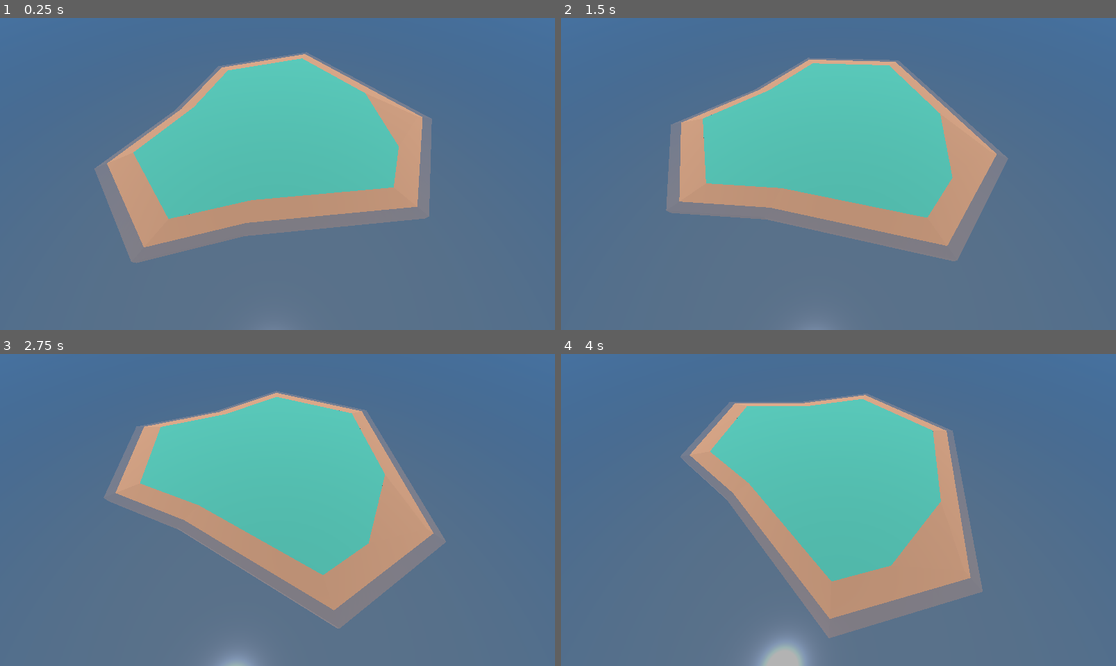
Above: before the commit, frames 1-4 (two rows, left to right).
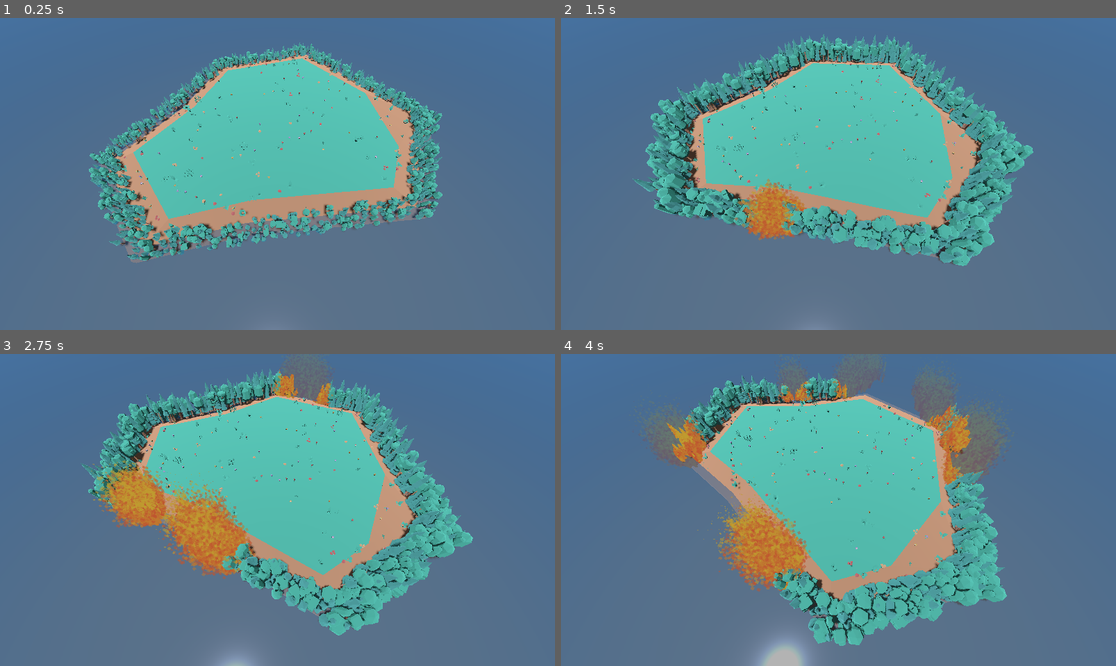
Above: after the commit, the same moments.

Repository: lumi-a/ecotomata
Game: Godot game, scene res://main.tscn
Same seed, same stepped clock (60 frames per second), same inputs: the game is played once before the commit and once after it.
Inputs:
- Up to frame 1 (0.25 s): no input
- Up to frame 2 (1.5 s): no input
- Up to frame 3 (2.75 s): no input
- Up to frame 4 (4 s): no input

The runs differ from the first frame. In frame 1, 8.9% of the frame differs, in the area x 16-80%, y 7-78%; in frame 2, 16%; in frame 3, 18%, in the area x 14-86%, y 0-91%; in frame 4, 18%.
Error before the commit: Parse Error: Could not preload resource file "res://assets/trees/all.tscn". (res://island.gd:11)

Commit message:
Fix parsing error of `all.tscn` introduced by 42e4b5d711c3b9838a7d21ad29c3198073f1c0c6

Diff:
--- a/assets/trees/all.tscn
+++ b/assets/trees/all.tscn
@@ -31,7 +31,6 @@
 [ext_resource type="PackedScene" uid="uid://d2aa26ehd66qb" path="res://assets/trees/tree_thin.glb" id="29_upfek"]
 
 [node name="Node3D" type="Node3D"]
-script = ExtResource("1_25vdn")
 
 [node name="tree_blocks" parent="." instance=ExtResource("1_74rux")]
 
Not shown: 1 places in assets/trees/all.tscn that only renumber resources
